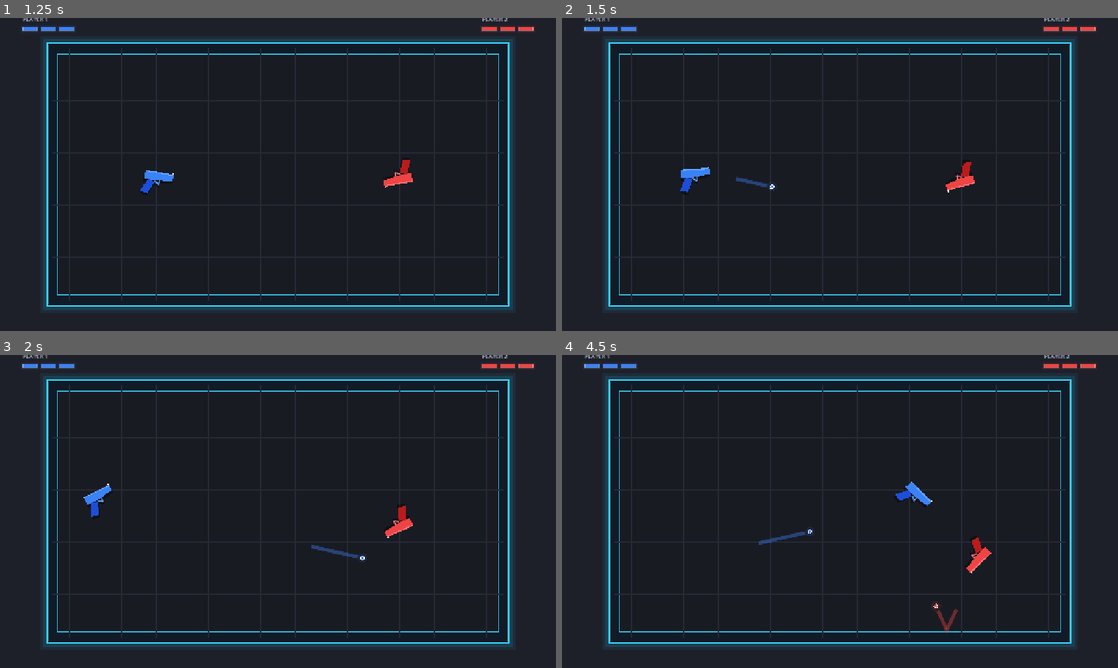
Above: before the commit, frames 1-4 (two rows, left to right).
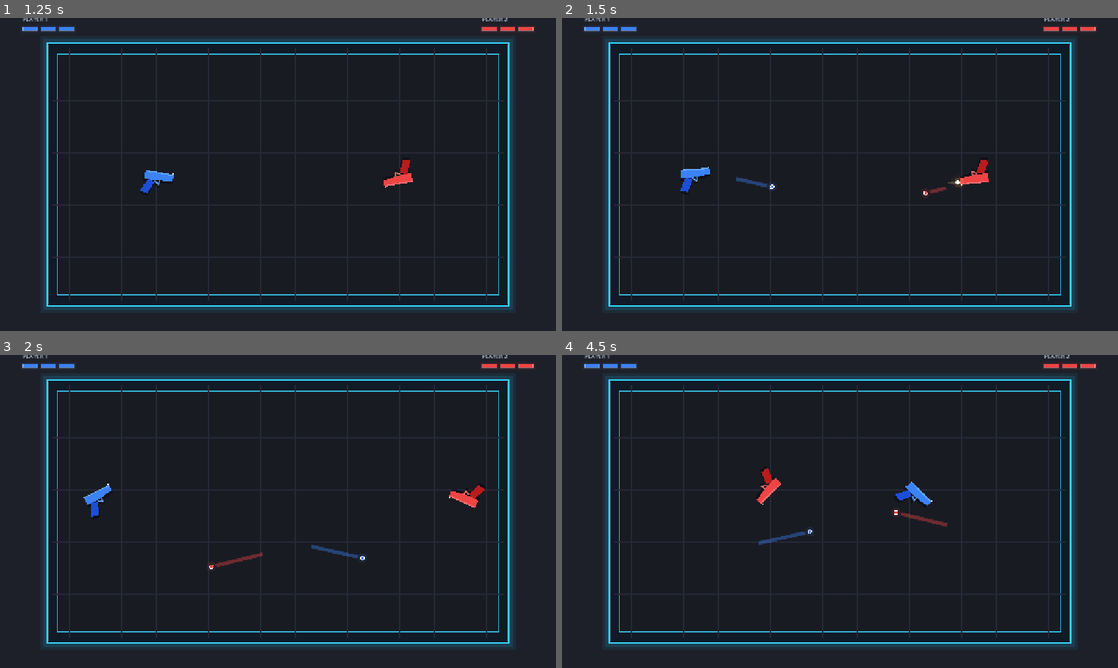
Above: after the commit, the same moments.

Repository: iamsaaddar/RecoilArena
Game: Godot game, scene res://scenes/main/Main.tscn
The game is run twice, just before and just after one commit, with the same random seed, the same clock (stepped at 60 frames per second) and the same inputs.
Inputs (mouse positions are in pixels of both pictures, inside the frame that each line leads up to):
- Up to frame 1 (1.25 s): click "PLAY" at 0.5 s
- Up to frame 2 (1.5 s): move the mouse to (962, 158) at 1.27 s; tap A (player_1_shoot) at 1.35 s; click (962, 158) at 1.42 s
- Up to frame 3 (2 s): no input
- Up to frame 4 (4.5 s): drag from (728, 527) to (812, 574) at 2.02 s; move the mouse to (895, 442) at 2.77 s; tap A (player_1_shoot) at 2.85, 4.35 s; click (895, 442) at 2.92 s; drag from (812, 574) to (673, 464) at 3.52 s; move the mouse to (1006, 558) at 4.27 s; hold Left from 4.28 s (still down); click (1006, 558) at 4.42 s

Frame 1 is identical in both runs. In frame 2, 0.4% of the frame differs, in the area x 64-77%, y 45-58%; in frame 3, 0.5%; in frame 4, 0.7%, in the area x 35-78%, y 36-90%.

Commit message:
mobile touch controls and arena scaling
Enable landscape split-screen touch firing and fit the arena, HUD, and menus to different viewport sizes. Keep arena gameplay pausable while the main menu handles input, and update the game blueprint for the single-round, three-hit match flow.

Diff:
--- a/project.godot
+++ b/project.godot
@@ -23,6 +23,11 @@
 window/size/window_height_override=720
 window/stretch/mode="canvas_items"
 window/stretch/aspect="expand"
+window/handheld/orientation=1
+
+[input_devices]
+
+pointing/emulate_touch_from_mouse=true
 
 [physics]
 
--- a/scripts/player/Gun.gd
+++ b/scripts/player/Gun.gd
@@ -103,6 +103,12 @@
 	_muzzle_flash_time = 0.085
 	queue_redraw()
 	shot_requested.emit(self, muzzle_position, shot_direction)
+
+
+func request_touch_fire() -> void:
+	if _round_locked or is_eliminated:
+		return
+	_try_fire()
 
 
 func receive_hit(impact_direction: Vector2) -> void:
--- a/scripts/systems/Arena.gd
+++ b/scripts/systems/Arena.gd
@@ -45,6 +45,8 @@
 	_camera.enabled = true
 	add_child(_camera)
 	_camera.make_current()
+	get_viewport().size_changed.connect(_update_camera_zoom)
+	_update_camera_zoom()
 	_projectiles = Node2D.new()
 	_projectiles.name = "Projectiles"
 	add_child(_projectiles)
@@ -53,6 +55,30 @@
 	_health_hud.play_again_requested.connect(_on_play_again_requested)
 	_spawn_player(1, Vector2(360.0, 360.0), 0.0, Color("3b82f6"), &"player_1_shoot")
 	_spawn_player(2, Vector2(920.0, 360.0), 180.0, Color("ef4444"), &"player_2_shoot")
+
+
+func _unhandled_input(event: InputEvent) -> void:
+	if _round_over or _round_transitioning:
+		return
+	if event is InputEventScreenTouch and event.pressed:
+		var viewport_width := get_viewport_rect().size.x
+		var player_id := 1 if event.position.x < viewport_width * 0.5 else 2
+		for gun in _guns:
+			if is_instance_valid(gun) and gun.player_id == player_id:
+				gun.request_touch_fire()
+				break
+		get_viewport().set_input_as_handled()
+
+
+func _update_camera_zoom() -> void:
+	if not is_instance_valid(_camera):
+		return
+	var viewport_size := get_viewport_rect().size
+	if viewport_size.x <= 0.0 or viewport_size.y <= 0.0:
+		return
+	var fit_scale := minf(viewport_size.x / 1280.0, viewport_size.y / 720.0)
+	_camera.zoom = Vector2.ONE / fit_scale
+	queue_redraw()
 
 
 func _process(delta: float) -> void:
@@ -122,7 +148,7 @@
 
 
 func _on_bullet_wall_bounced(bullet_position: Vector2) -> void:
-	_play_sound(WALL_BOUNCE_SOUND, bullet_position, -2.0)
+	_play_sound(WALL_BOUNCE_SOUND, bullet_position, 4.0)
 
 
 func _on_bullet_finished(bullet: ArenaBullet, shooter: ArenaGun) -> void:
@@ -219,7 +245,11 @@
 
 
 func _draw() -> void:
-	# Full-window backdrop.
+	# Extend the backdrop into any extra space created by aspect-ratio fitting.
+	var visible_size := get_viewport_rect().size * _camera.zoom
+	var visible_rect := Rect2(Vector2(640.0, 360.0) - visible_size * 0.5, visible_size)
+	draw_rect(visible_rect, BACKGROUND_COLOR)
+	# Base 16:9 arena backdrop.
 	draw_rect(Rect2(Vector2.ZERO, Vector2(1280.0, 720.0)), BACKGROUND_COLOR)
 	# Soft cyan glow around the full 24 px wall frame.
 	draw_rect(OUTER_WALL_RECT.grow(7.0), Color(0.10, 0.78, 1.0, 0.07), false, 18.0)
--- a/scripts/systems/HealthHUD.gd
+++ b/scripts/systems/HealthHUD.gd
@@ -128,7 +128,7 @@
 	var font := ThemeDB.fallback_font
 	var total_width := SEGMENT_COUNT * SEGMENT_WIDTH + (SEGMENT_COUNT - 1) * SEGMENT_GAP
 	_draw_player(1, Vector2(LEFT_MARGIN, TOP_MARGIN), font)
-	_draw_player(2, Vector2(1280.0 - LEFT_MARGIN - total_width, TOP_MARGIN), font)
+	_draw_player(2, Vector2(_draw_layer.size.x - LEFT_MARGIN - total_width, TOP_MARGIN), font)
 func _draw_player(player_id: int, origin: Vector2, font: Font) -> void:
 	var color: Color = _colors[player_id]
 	var label := "PLAYER %d" % player_id
--- a/scripts/systems/Main.gd
+++ b/scripts/systems/Main.gd
@@ -18,6 +18,7 @@
 
 
 func _ready() -> void:
+	DisplayServer.screen_set_orientation(DisplayServer.SCREEN_LANDSCAPE)
 	process_mode = Node.PROCESS_MODE_ALWAYS
 	_ui_layer = CanvasLayer.new()
 	_ui_layer.name = "MenuUI"
@@ -41,6 +42,9 @@
 	_is_paused = false
 	_arena = ARENA_SCENE.instantiate() as Node2D
 	_arena.name = "Arena"
+	# Main must always process input so Esc can resume, but the game itself
+	# must remain pausable. Otherwise the arena inherits ALWAYS from Main.
+	_arena.process_mode = Node.PROCESS_MODE_PAUSABLE
 	add_child(_arena)
 
 
@@ -100,6 +104,7 @@
 	_add_control_row(panel, "PLAYER 2", "L  /  LEFT ARROW", Color("f87171"))
 	_add_control_row(panel, "PAUSE / RESUME", "ESC", ACCENT_COLOR)
 	_add_body_label(panel, "Firing launches a bullet and kicks your gun in the opposite direction.")
+	_add_body_label(panel, "Mobile: tap anywhere on the left half to fire Player 1, or the right half to fire Player 2. Both sides support simultaneous touches.")
 	_add_body_label(panel, "Land three hits to eliminate your opponent. Your own bullets can never hurt you.")
 	var back_action: Callable = Callable(self, "_show_main_menu") if _panel_return == "main" else Callable(self, "_show_pause_menu")
 	_add_menu_button(panel, "BACK", back_action, true)
@@ -181,6 +186,10 @@
 	panel.offset_right = 220.0
 	panel.offset_bottom = 250.0
 	panel.custom_minimum_size = Vector2(440.0, 0.0)
+	var viewport_size := get_viewport_rect().size
+	var fit_scale := minf(1.0, minf((viewport_size.x - 24.0) / 440.0, (viewport_size.y - 24.0) / 500.0))
+	panel.pivot_offset = Vector2(220.0, 250.0)
+	panel.scale = Vector2.ONE * maxf(fit_scale, 0.1)
 	var panel_style := StyleBoxFlat.new()
 	panel_style.bg_color = PANEL_COLOR
 	panel_style.border_color = Color(ACCENT_COLOR, 0.5)
Not shown, changed: GameBlueprint.md
